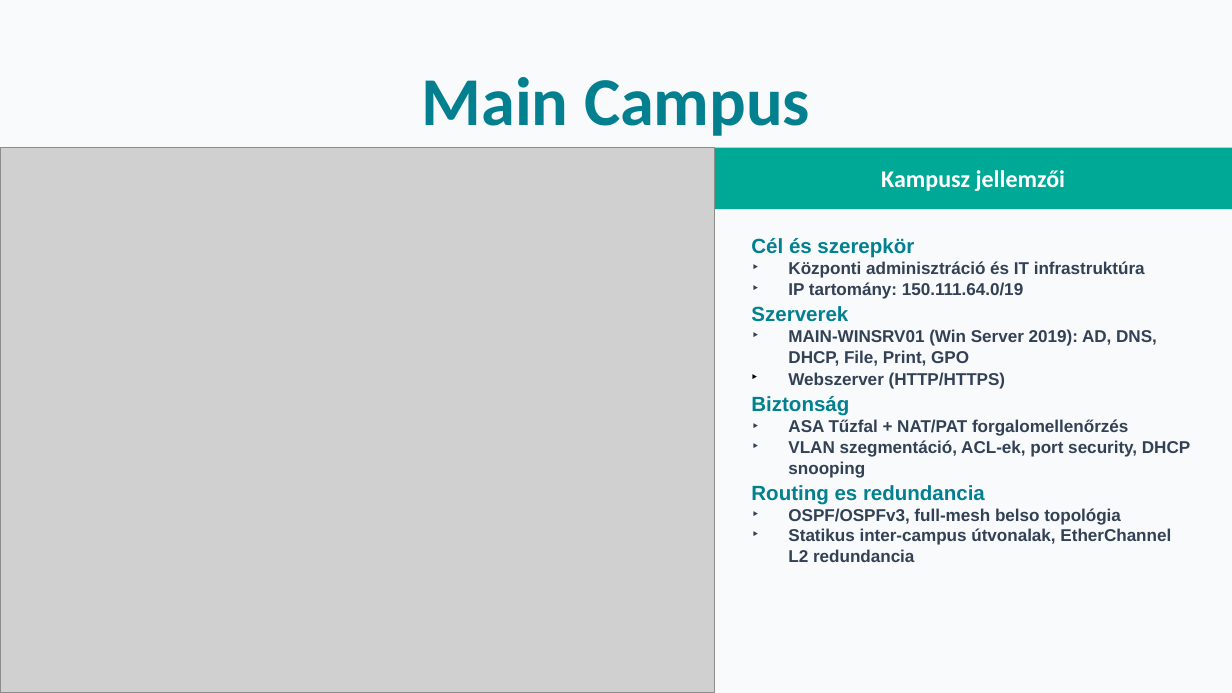
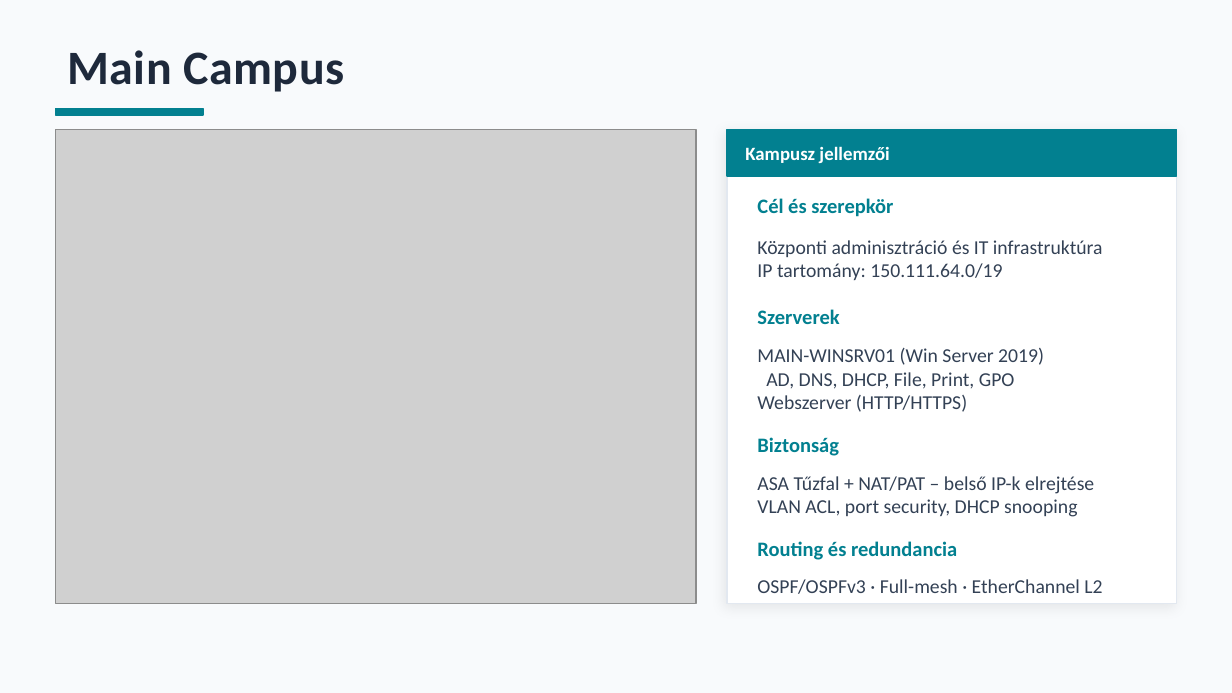
Before and after one commit to brautigampeter/Peters-n-Johnsons-Tech, a slide deck: slide 6 of PnJT - Háromkampuszos Egyetemi Hálózat prezentáció - Magyar.pptx (slide 5 before the commit). Drawn at 1232x693 pixels with LibreOffice and Linux fonts; fonts in the diff are those of the drawing; grey boxes stand for pictures. Boxes give left, top, right and bottom in pixels: in the first picture for what was removed or moved away, otherwise in the second. Text is boxed around its words. In the diff, an @@ line names an element or a change of style, - is before the commit and + after.

```diff
--- a/PnJT - Háromkampuszos Egyetemi Hálózat prezentáció - Magyar.pptx
+++ b/PnJT - Háromkampuszos Egyetemi Hálózat prezentáció - Magyar.pptx
@@ text "Main Campus": place and size @@
-text "Main Campus" at box(422, 77, 810, 136)
+text "Main Campus" at box(68, 50, 345, 92)
@@ text "Main Campus" at box(68, 50, 345, 92): size 40 to 28 pt, text colour #028090 to #1E293B, letter spacing 0 to 0.3 pt; alignment centre to left @@
@@ rectangle added at box(55, 108, 203, 116), fill #028090, outline #028090 1 pt @@
@@ picture: place and size @@
-picture at box(0, 148, 715, 693)
+picture at box(55, 129, 696, 604)
@@ rectangle: place and size @@
-rectangle at box(715, 148, 1232, 209)
+rectangle at box(727, 129, 1177, 176)
@@ rectangle at box(727, 129, 1177, 176): fill #00A896 to #028090; outline none to #028090 1 pt @@
@@ rectangle added at box(727, 129, 1177, 604), fill #FFFFFF, outline #E2E8F0 1 pt @@
@@ text "Kampusz jellemzői": place and size @@
-text "Kampusz jellemzői" at box(881, 170, 1065, 191)
+text "Kampusz jellemzői" at box(745, 146, 889, 163)
@@ text "Kampusz jellemzői" at box(745, 146, 889, 163): size 14 to 11 pt; alignment centre to left @@
@@ text added at box(757, 198, 893, 217), 12 pt, text #028090, bold @@
+Cél és szerepkör
@@ text removed at box(751, 238, 1190, 562) @@
-Cél és szerepkör
-‣ Központi adminisztráció és IT infrastruktúra
-‣ IP tartomány: 150.111.64.0/19
-Szerverek
-‣ MAIN-WINSRV01 (Win Server 2019): AD, DNS, DHCP, File, Print, GPO
-‣ Webszerver (HTTP/HTTPS)
-Biztonság
-‣ ASA Tűzfal + NAT/PAT forgalomellenőrzés
-‣ VLAN szegmentáció, ACL-ek, port security, DHCP snooping
-Routing es redundancia
-‣ OSPF/OSPFv3, full-mesh belso topológia
-‣ Statikus inter-campus útvonalak, EtherChannel L2 redundancia
@@ text added at box(757, 240, 1103, 280), 11.5 pt, text #334155 @@
+Központi adminisztráció és IT infrastruktúra
+IP tartomány: 150.111.64.0/19
@@ text added at box(757, 309, 839, 324), 12 pt, text #028090, bold @@
+Szerverek
@@ text added at box(757, 348, 1044, 412), 11.5 pt, text #334155 @@
+MAIN-WINSRV01 (Win Server 2019)
+AD, DNS, DHCP, File, Print, GPO
+Webszerver (HTTP/HTTPS)
@@ text added at box(757, 437, 839, 456), 12 pt, text #028090, bold @@
+Biztonság
@@ text added at box(757, 476, 1094, 517), 11.5 pt, text #334155 @@
+ASA Tűzfal + NAT/PAT – belső IP-k elrejtése
+VLAN ACL, port security, DHCP snooping
@@ text added at box(757, 541, 957, 560), 12 pt, text #028090, bold @@
+Routing és redundancia
@@ text added at box(757, 579, 1102, 594), 11.5 pt, text #334155 @@
+OSPF/OSPFv3 · Full-mesh · EtherChannel L2
```
Also in this commit, not shown: 7 other slides changed, 15 slides added, 5 slides removed, 1 other file.
